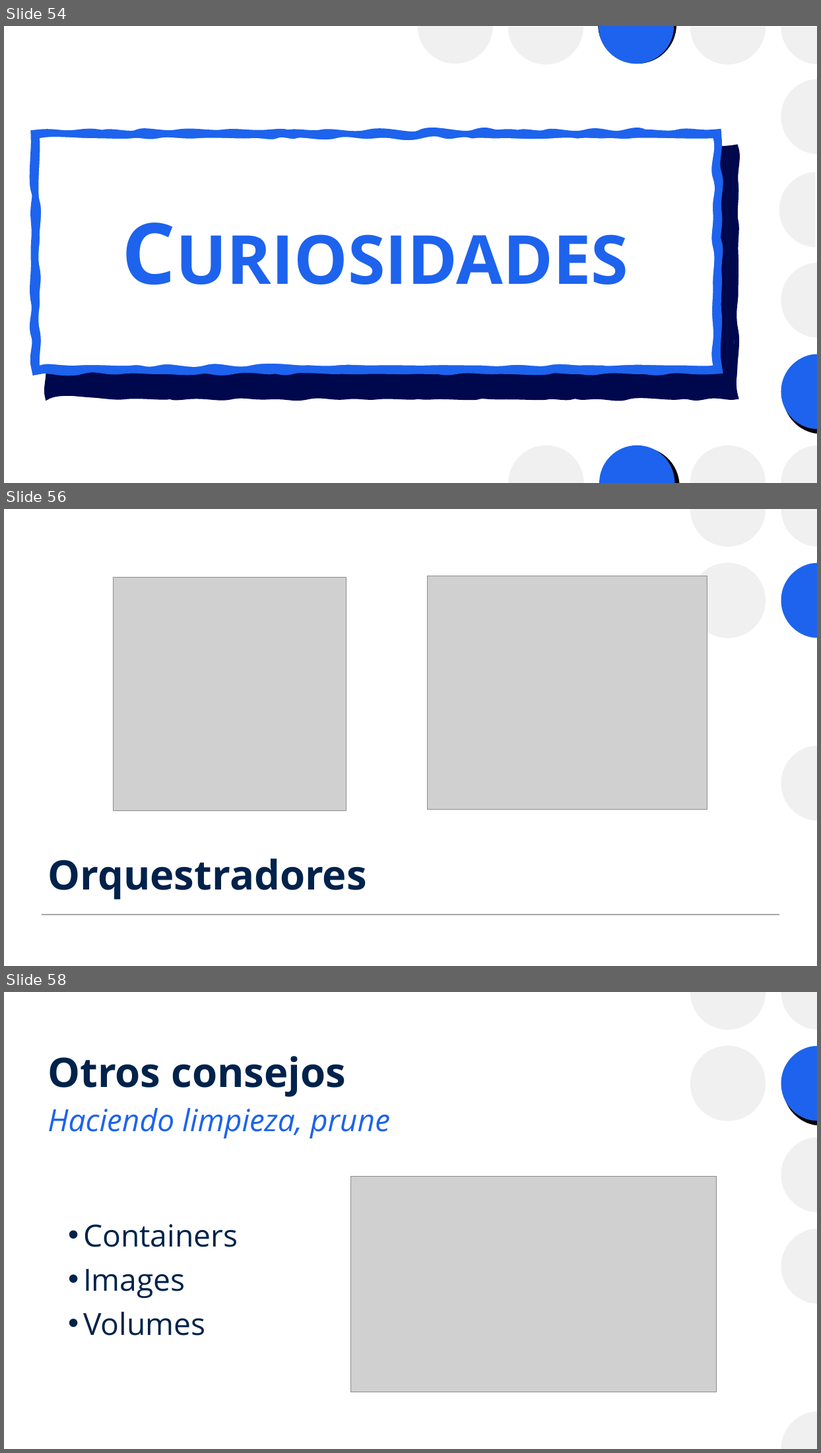
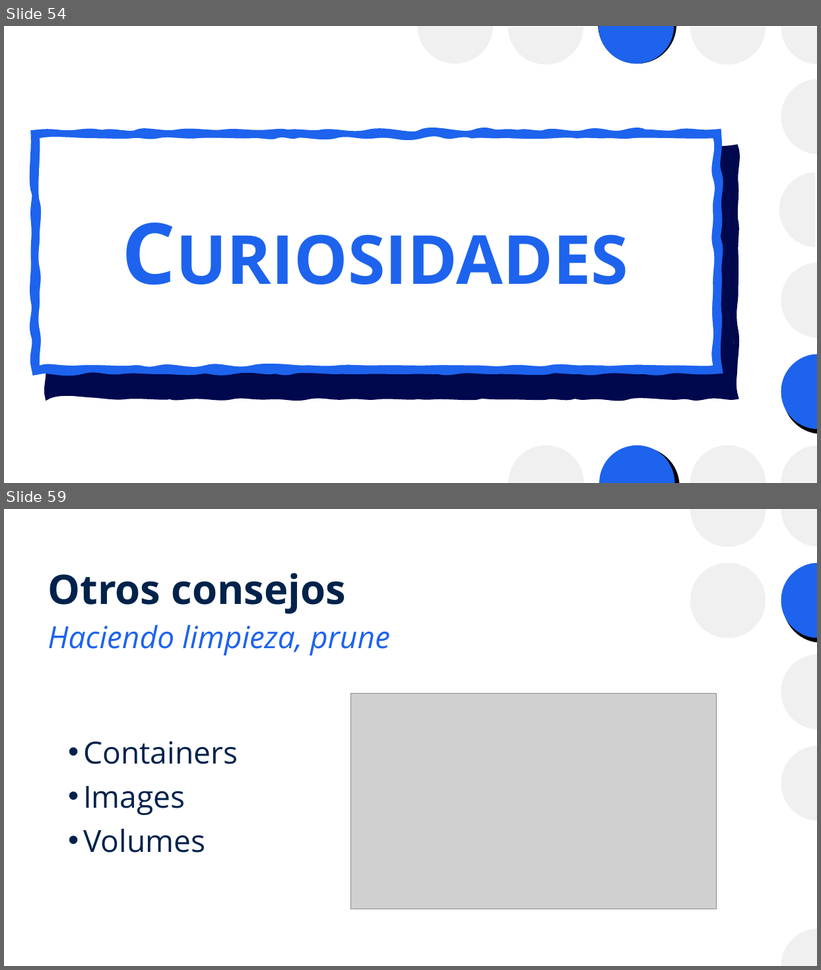
Before and after one commit to josanri/docker-workshop, a slide deck: Introducción a Docker.pptx. Shown one above the other, each under a label of ours: slides 54, 56 and 58 before the commit, slides 54 and 59 after it; the slides between them are not shown. The pictures are 821x1453 and 821x970 pixels, drawn with LibreOffice and Linux fonts; fonts in the diff are those of the drawing; grey boxes stand for pictures. Boxes give left, top, right and bottom in pixels: in the first picture for what was removed or moved away, otherwise in the second. Text is boxed around its words. In the diff, an @@ line names an element or a change of style, - is before the commit and + after.

```diff
--- a/Introducción a Docker.pptx
+++ b/Introducción a Docker.pptx
@@ slide 56 removed at (4,509,817,966), background #FFFFFF; not listed: 4 template elements that a slide beside it also shows @@
@@ rectangle removed at (4,509,817,966) @@
@@ freeform shape removed at (418,509,493,547) @@
@@ freeform shape removed at (508,509,584,547) @@
@@ freeform shape removed at (599,509,675,547) @@
@@ group removed at (690,509,817,821): 4 freeform shapes, 1 ellipse @@
@@ ellipse removed at (508,562,584,638) @@
@@ freeform shape removed at (781,562,817,638) @@
@@ picture removed at (113,578,346,811) @@
@@ picture removed at (427,576,708,809) @@
@@ ellipse removed at (599,654,675,730) @@
@@ ellipse removed at (599,746,675,821) @@
@@ ellipse removed at (690,837,766,913) @@
@@ freeform shape removed at (781,837,817,912) @@
@@ title removed at (48,859,367,900) @@
-Orquestradores
@@ line removed from (42, 916) to (780, 916) @@
@@ freeform shape removed at (599,929,675,966) @@
@@ what was slide 58 is now slide 59 @@
```
Also in this commit, not shown: 17 slides changed, 2 slides added, 1 other file.
